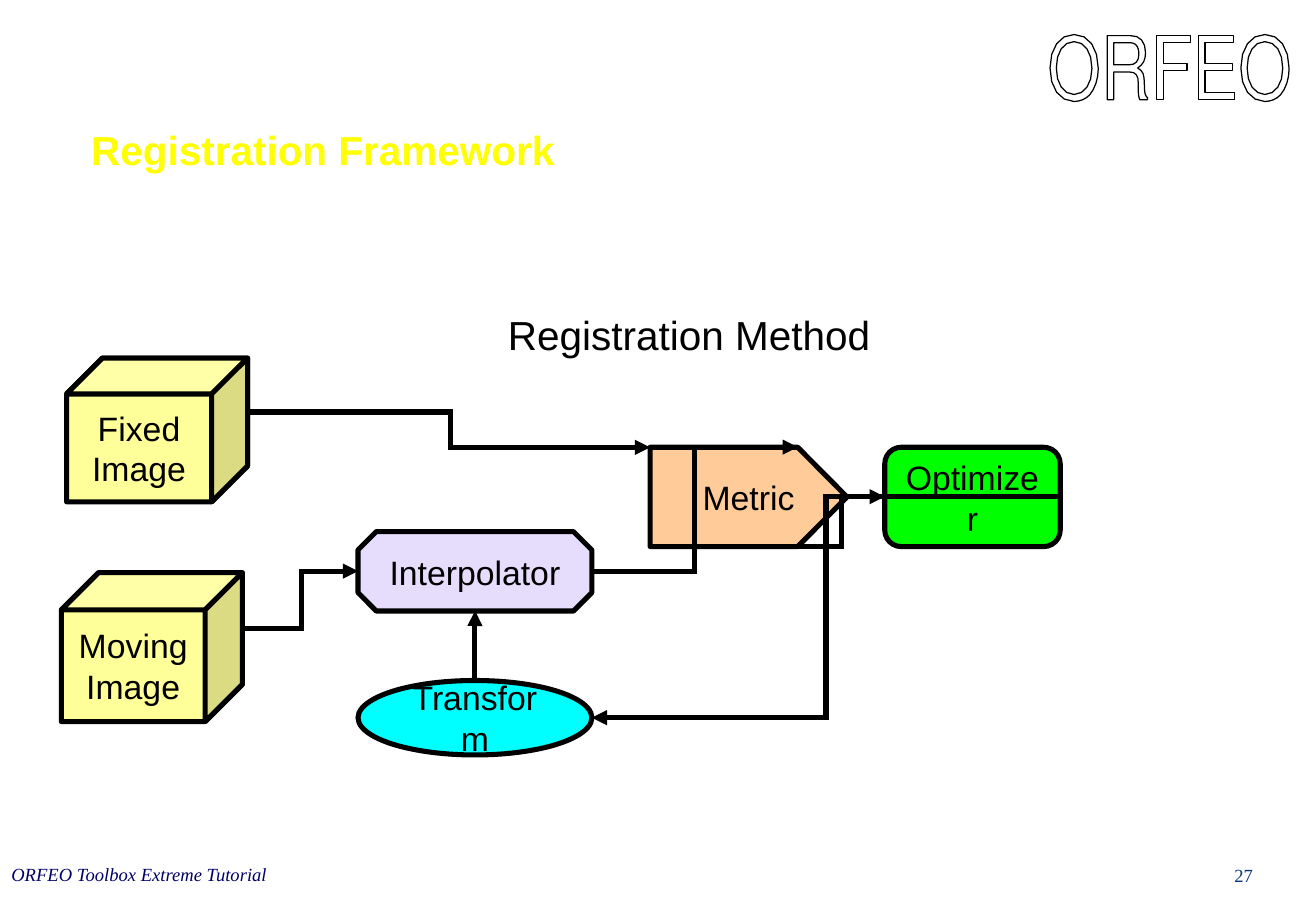
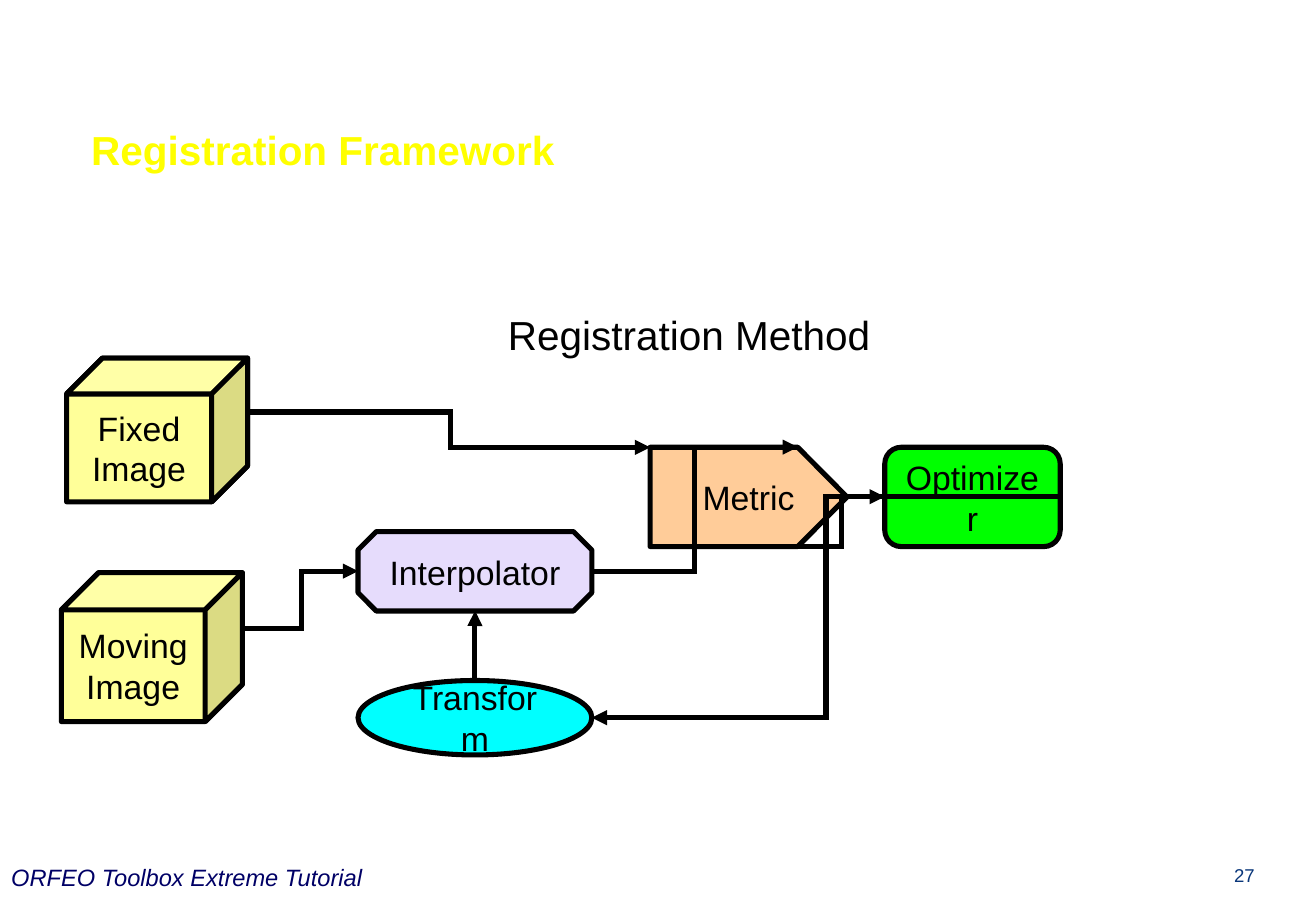
Before and after one commit to orfeotoolbox/OTB-Documents, a slide deck: slide 27 of CourseWare/OTBIn90Minutes.ppt. Drawn at 1316x911 pixels with LibreOffice and Linux fonts; fonts in the diff are those of the drawing; background and template pictures are left out. Boxes give left, top, right and bottom in pixels: in the first picture for what was removed or moved away, otherwise in the second. Text is boxed around its words. In the diff, an @@ line names an element or a change of style, - is before the commit and + after.

```diff
--- a/CourseWare/OTBIn90Minutes.ppt
+++ b/CourseWare/OTBIn90Minutes.ppt
@@ group removed at <box>1050,34,1289,101</box>: 5 freeform shapes @@
@@ text "ORFEO Toolbox Extreme Tutorial" at <box>11,869,362,887</box>: size 11 to 14 pt, font Times New Roman to Arial @@
@@ page number at <box>1234,869,1255,882</box>: font Times New Roman to Arial @@
```
Also in this commit, not shown: 31 other slides changed, 2 other files.
